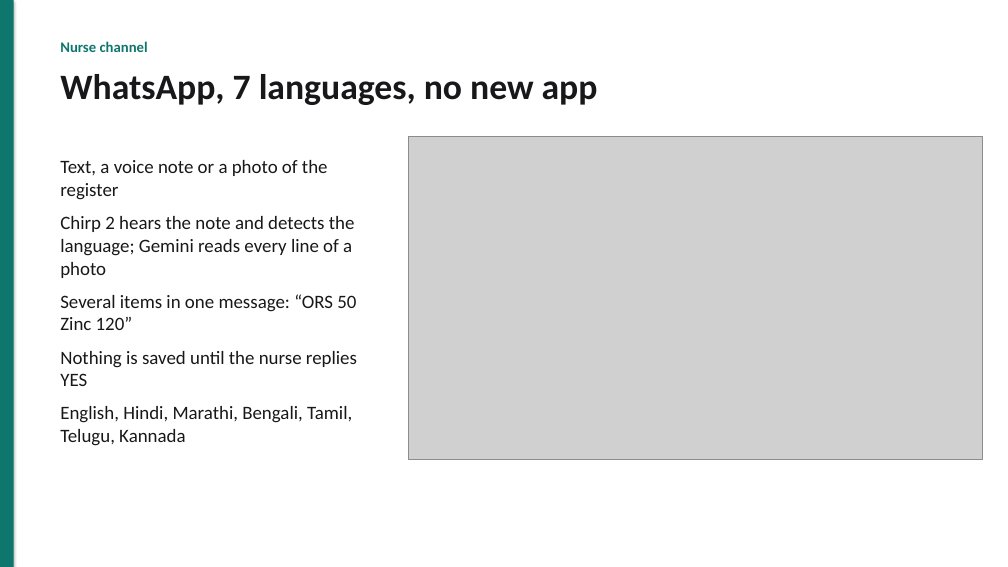
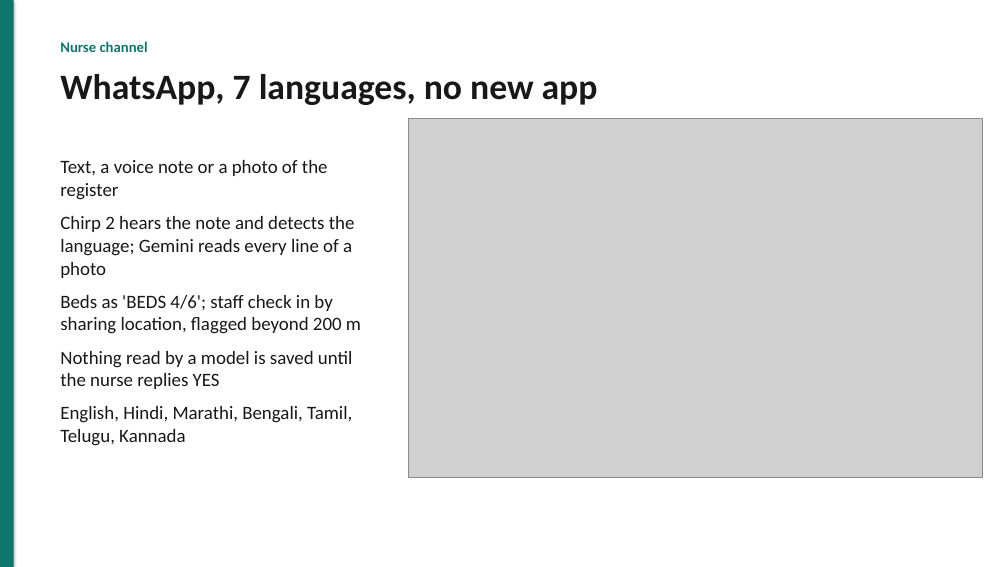
Before and after one commit to akshat333-debug/AushadhiNet, a slide deck: slide 5 of docs/pitch/AushadhiNet-pitch.pptx. Drawn at 1008x567 pixels with LibreOffice and Linux fonts; fonts in the diff are those of the drawing; grey boxes stand for pictures. Boxes give left, top, right and bottom in pixels: in the first picture for what was removed or moved away, otherwise in the second. Text is boxed around its words. In the diff, an @@ line names an element or a change of style, - is before the commit and + after.

```diff
--- a/docs/pitch/AushadhiNet-pitch.pptx
+++ b/docs/pitch/AushadhiNet-pitch.pptx
@@ picture: place and size @@
-picture at (408, 136, 983, 460)
+picture at (408, 118, 983, 477)
@@ text at (60, 295, 361, 389): text changed @@
-Several items in one message: “ORS 50 Zinc 120”
-Nothing is saved until the nurse replies YES
+Beds as 'BEDS 4/6'; staff check in by sharing location, flagged beyond 200 m
+Nothing read by a model is saved until the nurse replies YES
```
Also in this commit, not shown: 3 other slides changed, 13 other files.
